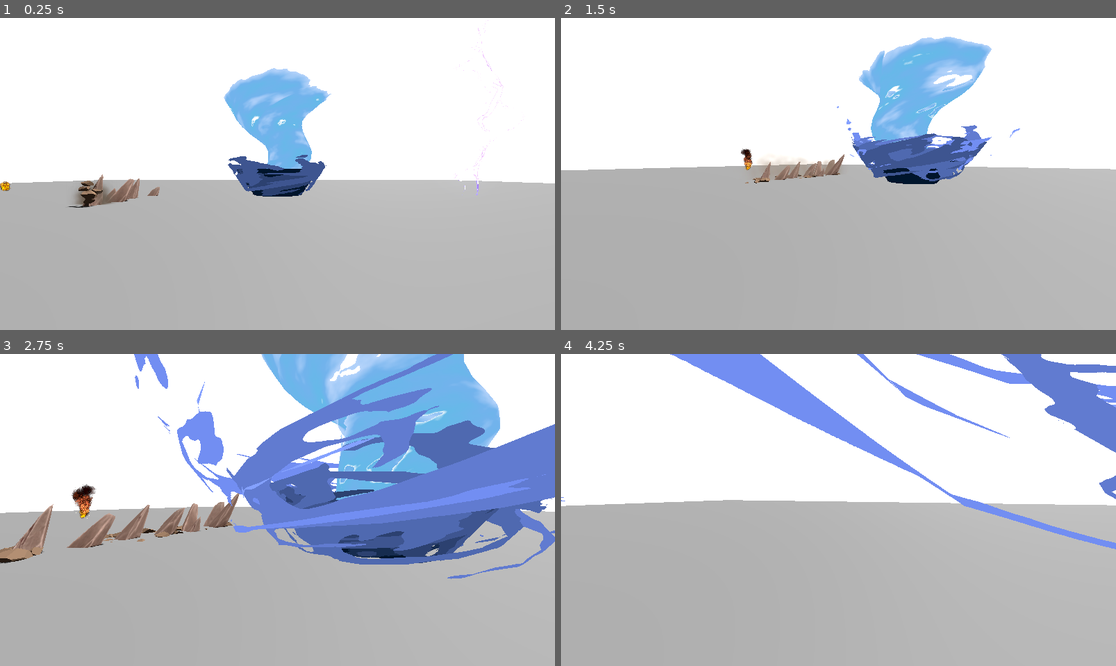
Above: before the commit, frames 1-4 (two rows, left to right).
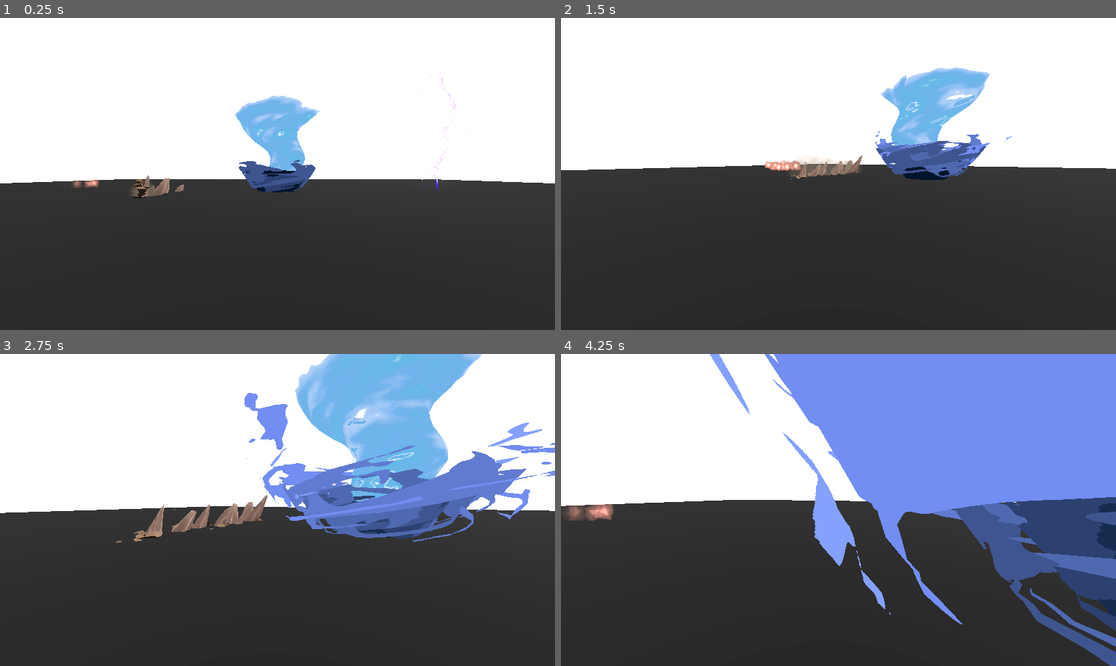
Above: after the commit, the same moments.

Repository: wispykey/shader-dump
Game: Godot game, scene res://demo_map.tscn
Same seed, same stepped clock (60 frames per second), same inputs: the game is played once before the commit and once after it.
Inputs (mouse positions are in pixels of both pictures, inside the frame that each line leads up to):
- Up to frame 1 (0.25 s): no input
- Up to frame 2 (1.5 s): tap Enter (ui_accept) at 0.5, 0.77 s; move the mouse to (960, 158) at 0.52 s; hold Right (ui_right) 0.53-1.28 s; click (960, 158) at 0.67 s; move the mouse to (810, 174) at 1.27 s; hold Up (ui_up) from 1.28 s (still down)
- Up to frame 3 (2.75 s): keep holding Up (ui_up); tap Enter (ui_accept) at 1.52 s; move the mouse to (288, 503) at 2.02 s
- Up to frame 4 (4.25 s): keep holding Up (ui_up); move the mouse to (832, 516) at 2.77 s; click (832, 516) at 2.92 s; tap Enter (ui_accept) at 3.02, 3.77 s; move the mouse to (877, 513) at 3.52 s

The runs differ from the first frame. In frame 1, 51% of the frame differs, in the area x 0-100%, y 0-100%; in frame 2, 58%; in frame 3, 69%; in frame 4, 78%.

Commit message:
Attempts to improve Elfire ring

Diff:
--- a/3D/Elfire/elfire.gdshader
+++ b/3D/Elfire/elfire.gdshader
@@ -1,26 +1,104 @@
+// NOTE: Shader automatically converted from Godot Engine 4.6.stable's StandardMaterial3D.
+
 shader_type spatial;
+render_mode blend_mix, depth_draw_opaque, cull_back, diffuse_burley, specular_schlick_ggx, unshaded;
 
-uniform sampler2D flame;
-uniform sampler2D color;
+uniform vec4 albedo : source_color;
+uniform sampler2D texture_albedo : source_color, filter_linear_mipmap, repeat_enable;
+uniform ivec2 albedo_texture_size;
+uniform float point_size : hint_range(0.1, 128.0, 0.1);
+
+uniform float roughness : hint_range(0.0, 1.0);
+uniform sampler2D texture_metallic : hint_default_white, filter_linear_mipmap, repeat_enable;
+uniform vec4 metallic_texture_channel;
+uniform sampler2D texture_roughness : hint_roughness_r, filter_linear_mipmap, repeat_enable;
+
+uniform float specular : hint_range(0.0, 1.0, 0.01);
+uniform float metallic : hint_range(0.0, 1.0, 0.01);
+
+uniform int particles_anim_h_frames : hint_range(1, 128);
+uniform int particles_anim_v_frames : hint_range(1, 128);
+uniform bool particles_anim_loop;
+
+uniform vec3 uv1_scale;
+uniform vec3 uv1_offset;
+uniform vec3 uv2_scale;
+uniform vec3 uv2_offset;
+
+uniform sampler2D flame_color;
 
 void vertex() {
-	// Called for every vertex the material is visible on.
+	// Vertex Color is sRGB: Enabled
+	if (!OUTPUT_IS_SRGB) {
+		COLOR.rgb = mix(
+				pow((COLOR.rgb + vec3(0.055)) * (1.0 / (1.0 + 0.055)), vec3(2.4)),
+				COLOR.rgb * (1.0 / 12.92),
+				lessThan(COLOR.rgb, vec3(0.04045)));
+	}
+
+	UV = UV * uv1_scale.xy + uv1_offset.xy;
+
+	// Billboard Mode: Particles
+	mat4 mat_world = mat4(
+			normalize(INV_VIEW_MATRIX[0]),
+			normalize(INV_VIEW_MATRIX[1]),
+			normalize(INV_VIEW_MATRIX[2]),
+			MODEL_MATRIX[3]);
+	mat_world = mat_world * mat4(
+			vec4(cos(INSTANCE_CUSTOM.x), -sin(INSTANCE_CUSTOM.x), 0.0, 0.0),
+			vec4(sin(INSTANCE_CUSTOM.x), cos(INSTANCE_CUSTOM.x), 0.0, 0.0),
+			vec4(0.0, 0.0, 1.0, 0.0),
+			vec4(0.0, 0.0, 0.0, 1.0));
+	MODELVIEW_MATRIX = VIEW_MATRIX * mat_world;
+
+	// Billboard Keep Scale: Enabled
+	MODELVIEW_MATRIX = MODELVIEW_MATRIX * mat4(
+			vec4(length(MODEL_MATRIX[0].xyz), 0.0, 0.0, 0.0),
+			vec4(0.0, length(MODEL_MATRIX[1].xyz), 0.0, 0.0),
+			vec4(0.0, 0.0, length(MODEL_MATRIX[2].xyz), 0.0),
+			vec4(0.0, 0.0, 0.0, 1.0));
+
+	MODELVIEW_NORMAL_MATRIX = mat3(MODELVIEW_MATRIX);
+
+	float h_frames = float(particles_anim_h_frames);
+	float v_frames = float(particles_anim_v_frames);
+	float particle_total_frames = float(particles_anim_h_frames * particles_anim_v_frames);
+	float particle_frame = floor(INSTANCE_CUSTOM.z * float(particle_total_frames));
+	if (!particles_anim_loop) {
+		particle_frame = clamp(particle_frame, 0.0, particle_total_frames - 1.0);
+	} else {
+		particle_frame = mod(particle_frame, particle_total_frames);
+	}
+	UV /= vec2(h_frames, v_frames);
+	UV += vec2(mod(particle_frame, h_frames) / h_frames, floor((particle_frame + 0.5) / h_frames) / v_frames);
 }
 
 void fragment() {
-	// Called for every pixel the material is visible on.
+	vec2 base_uv = UV;
 
-	vec4 color_at_flame_texture_UV = texture(flame, UV);
+	vec4 albedo_tex = texture(texture_albedo, base_uv);
+	vec4 original_albedo_tex = albedo_tex;
 
+	// Albedo Texture Force sRGB: Enabled
+	albedo_tex.rgb = mix(
+			pow((albedo_tex.rgb + vec3(0.055)) * (1.0 / (1.0 + 0.055)), vec3(2.4)),
+			albedo_tex.rgb.rgb * (1.0 / 12.92),
+			lessThan(albedo_tex.rgb, vec3(0.04045)));
 
-	vec4 sampled_color = texture(color, vec2(color_at_flame_texture_UV.r));
+	// Vertex Color Use as Albedo: Enabled
+	albedo_tex *= COLOR;
+	vec4 sampled_color = texture(flame_color, vec2(original_albedo_tex.r));
 
-	//ALBEDO.rgb = sampled_color.rgb;
-	ALBEDO.rgb = sampled_color.rgb;
-	ALPHA = color_at_flame_texture_UV.a;
+	//ALBEDO.rgb = sampled_color.rgb
+
+	ALBEDO = sampled_color.rgb * albedo.rgb;
+
+	float metallic_tex = dot(texture(texture_metallic, base_uv), metallic_texture_channel);
+	METALLIC = metallic_tex * metallic;
+	SPECULAR = specular;
+
+	vec4 roughness_texture_channel = vec4(1.0, 0.0, 0.0, 0.0);
+	float roughness_tex = dot(texture(texture_roughness, base_uv), roughness_texture_channel);
+	ROUGHNESS = roughness_tex * roughness;
+	ALPHA *= albedo.a * albedo_tex.a;
 }
-
-//void light() {
-//	// Called for every pixel for every light affecting the material.
-//	// Uncomment to replace the default light processing function with this one.
-//}
--- a/3D/Elfire/elfire.tscn
+++ b/3D/Elfire/elfire.tscn
@@ -1,144 +1,58 @@
 [gd_scene format=3 uid="uid://b15xnhpujreg6"]
 
-[ext_resource type="Gradient" uid="uid://3bg6kcb05wjn" path="res://3D/Elfire/fire_gradient.tres" id="2_c6hko"]
 [ext_resource type="Texture2D" uid="uid://6tve8wwk06ip" path="res://3D/Elfire/elfire_attempt_1.png" id="2_t0uaq"]
 
-[sub_resource type="Shader" id="Shader_6fqp6"]
-code = "// NOTE: Shader automatically converted from Godot Engine 4.6.stable's StandardMaterial3D.
+[sub_resource type="Environment" id="Environment_c6hko"]
+glow_enabled = true
 
-shader_type spatial;
-render_mode blend_mix, depth_draw_opaque, cull_back, diffuse_burley, specular_schlick_ggx, unshaded;
-
-uniform vec4 albedo : source_color;
-uniform sampler2D texture_albedo : source_color, filter_linear_mipmap, repeat_enable;
-uniform ivec2 albedo_texture_size;
-uniform float point_size : hint_range(0.1, 128.0, 0.1);
-
-uniform float roughness : hint_range(0.0, 1.0);
-uniform sampler2D texture_metallic : hint_default_white, filter_linear_mipmap, repeat_enable;
-uniform vec4 metallic_texture_channel;
-uniform sampler2D texture_roughness : hint_roughness_r, filter_linear_mipmap, repeat_enable;
-
-uniform float specular : hint_range(0.0, 1.0, 0.01);
-uniform float metallic : hint_range(0.0, 1.0, 0.01);
-
-uniform int particles_anim_h_frames : hint_range(1, 128);
-uniform int particles_anim_v_frames : hint_range(1, 128);
-uniform bool particles_anim_loop;
-
-uniform vec3 uv1_scale;
-uniform vec3 uv1_offset;
-uniform vec3 uv2_scale;
-uniform vec3 uv2_offset;
-
-uniform sampler2D flame_color;
-
-void vertex() {
-	// Vertex Color is sRGB: Enabled
-	if (!OUTPUT_IS_SRGB) {
-		COLOR.rgb = mix(
-				pow((COLOR.rgb + vec3(0.055)) * (1.0 / (1.0 + 0.055)), vec3(2.4)),
-				COLOR.rgb * (1.0 / 12.92),
-				lessThan(COLOR.rgb, vec3(0.04045)));
-	}
-
-	UV = UV * uv1_scale.xy + uv1_offset.xy;
-
-	// Billboard Mode: Particles
-	mat4 mat_world = mat4(
-			normalize(INV_VIEW_MATRIX[0]),
-			normalize(INV_VIEW_MATRIX[1]),
-			normalize(INV_VIEW_MATRIX[2]),
-			MODEL_MATRIX[3]);
-	mat_world = mat_world * mat4(
-			vec4(cos(INSTANCE_CUSTOM.x), -sin(INSTANCE_CUSTOM.x), 0.0, 0.0),
-			vec4(sin(INSTANCE_CUSTOM.x), cos(INSTANCE_CUSTOM.x), 0.0, 0.0),
-			vec4(0.0, 0.0, 1.0, 0.0),
-			vec4(0.0, 0.0, 0.0, 1.0));
-	MODELVIEW_MATRIX = VIEW_MATRIX * mat_world;
-
-	// Billboard Keep Scale: Enabled
-	MODELVIEW_MATRIX = MODELVIEW_MATRIX * mat4(
-			vec4(length(MODEL_MATRIX[0].xyz), 0.0, 0.0, 0.0),
-			vec4(0.0, length(MODEL_MATRIX[1].xyz), 0.0, 0.0),
-			vec4(0.0, 0.0, length(MODEL_MATRIX[2].xyz), 0.0),
-			vec4(0.0, 0.0, 0.0, 1.0));
-
-	MODELVIEW_NORMAL_MATRIX = mat3(MODELVIEW_MATRIX);
-
-	float h_frames = float(particles_anim_h_frames);
-	float v_frames = float(particles_anim_v_frames);
-	float particle_total_frames = float(particles_anim_h_frames * particles_anim_v_frames);
-	float particle_frame = floor(INSTANCE_CUSTOM.z * float(particle_total_frames));
-	if (!particles_anim_loop) {
-		particle_frame = clamp(particle_frame, 0.0, particle_total_frames - 1.0);
-	} else {
-		particle_frame = mod(particle_frame, particle_total_frames);
-	}
-	UV /= vec2(h_frames, v_frames);
-	UV += vec2(mod(particle_frame, h_frames) / h_frames, floor((particle_frame + 0.5) / h_frames) / v_frames);
-}
-
-void fragment() {
-	vec2 base_uv = UV;
-
-	vec4 albedo_tex = texture(texture_albedo, base_uv);
-	vec4 original_albedo_tex = albedo_tex;
-
-	// Albedo Texture Force sRGB: Enabled
-	albedo_tex.rgb = mix(
-			pow((albedo_tex.rgb + vec3(0.055)) * (1.0 / (1.0 + 0.055)), vec3(2.4)),
-			albedo_tex.rgb.rgb * (1.0 / 12.92),
-			lessThan(albedo_tex.rgb, vec3(0.04045)));
-
-	// Vertex Color Use as Albedo: Enabled
-	albedo_tex *= COLOR;
-	vec4 sampled_color = texture(flame_color, vec2(original_albedo_tex.r));
-
-	//ALBEDO.rgb = sampled_color.rgb
-
-	ALBEDO = sampled_color.rgb * albedo.rgb;
-
-	float metallic_tex = dot(texture(texture_metallic, base_uv), metallic_texture_channel);
-	METALLIC = metallic_tex * metallic;
-	SPECULAR = specular;
-
-	vec4 roughness_texture_channel = vec4(1.0, 0.0, 0.0, 0.0);
-	float roughness_tex = dot(texture(texture_roughness, base_uv), roughness_texture_channel);
-	ROUGHNESS = roughness_tex * roughness;
-	ALPHA *= albedo.a * albedo_tex.a;
-}
-"
-
-[sub_resource type="GradientTexture1D" id="GradientTexture1D_t0uaq"]
-gradient = ExtResource("2_c6hko")
-
-[sub_resource type="ShaderMaterial" id="ShaderMaterial_c6hko"]
-render_priority = 0
-shader = SubResource("Shader_6fqp6")
-shader_parameter/albedo = Color(1, 1, 1, 1)
-shader_parameter/texture_albedo = ExtResource("2_t0uaq")
-shader_parameter/albedo_texture_size = Vector2i(1080, 1080)
-shader_parameter/point_size = 1.0
-shader_parameter/roughness = 1.0
-shader_parameter/metallic_texture_channel = Vector4(1, 0, 0, 0)
-shader_parameter/specular = 0.5
-shader_parameter/metallic = 0.0
-shader_parameter/particles_anim_h_frames = 1
-shader_parameter/particles_anim_v_frames = 1
-shader_parameter/particles_anim_loop = false
-shader_parameter/uv1_scale = Vector3(1, 1, 1)
-shader_parameter/uv1_offset = Vector3(0, 0, 0)
-shader_parameter/uv2_scale = Vector3(1, 1, 1)
-shader_parameter/uv2_offset = Vector3(0, 0, 0)
-shader_parameter/flame_color = SubResource("GradientTexture1D_t0uaq")
+[sub_resource type="StandardMaterial3D" id="StandardMaterial3D_v46m7"]
+transparency = 1
+shading_mode = 0
+vertex_color_use_as_albedo = true
+vertex_color_is_srgb = true
+albedo_texture = ExtResource("2_t0uaq")
+billboard_mode = 3
+billboard_keep_scale = true
+particles_anim_h_frames = 1
+particles_anim_v_frames = 1
+particles_anim_loop = false
 
 [sub_resource type="Curve" id="Curve_6fqp6"]
-_data = [Vector2(0, 1), 0.0, 0.0, 0, 0, Vector2(0.7650131, 1), 0.0, 0.0, 0, 0, Vector2(0.97127944, 0), 0.0, 0.0, 0, 0]
-point_count = 3
+_data = [Vector2(0, 0), 0.0, 0.0, 0, 0, Vector2(0.2245431, 1), 0.0, 0.0, 0, 0, Vector2(0.62924284, 1), 0.0, 0.0, 0, 0, Vector2(0.9921672, 0), 0.0, 0.0, 0, 0]
+point_count = 4
 
 [sub_resource type="CurveTexture" id="CurveTexture_t0uaq"]
 curve = SubResource("Curve_6fqp6")
+
+[sub_resource type="Curve" id="Curve_v46m7"]
+_limits = [-1.0, 1.0, 0.0, 1.0]
+_data = [Vector2(0, 1), 0.0, 0.0, 0, 0, Vector2(0.37859008, -1), 0.0, 0.0, 0, 0]
+point_count = 2
+
+[sub_resource type="CurveTexture" id="CurveTexture_6fqp6"]
+curve = SubResource("Curve_v46m7")
+
+[sub_resource type="Curve" id="Curve_dc5jk"]
+_limits = [-1.0, 1.0, 0.0, 1.0]
+_data = [Vector2(0, -1), 0.0, 0.0, 0, 0, Vector2(0.17232376, 1), 0.0, 0.0, 0, 0]
+point_count = 2
+
+[sub_resource type="CurveTexture" id="CurveTexture_falpi"]
+curve = SubResource("Curve_dc5jk")
+
+[sub_resource type="Curve" id="Curve_c6hko"]
+_data = [Vector2(0, 1), 0.0, 0.0, 0, 0, Vector2(0.99999, 0.19736844), 0.0, 0.0, 0, 0, Vector2(1, 0), 0.0, 0.0, 0, 0]
+point_count = 3
+
+[sub_resource type="CurveTexture" id="CurveTexture_dc5jk"]
+curve = SubResource("Curve_c6hko")
+
+[sub_resource type="Curve" id="Curve_t0uaq"]
+_data = [Vector2(0.75718015, 1), 0.0, 0.0, 0, 0, Vector2(1, 0), 0.0, 0.0, 0, 0]
+point_count = 2
+
+[sub_resource type="CurveTexture" id="CurveTexture_c6hko"]
+curve = SubResource("Curve_t0uaq")
 
 [sub_resource type="ParticleProcessMaterial" id="ParticleProcessMaterial_m1d7c"]
 lifetime_randomness = 0.1
@@ -150,11 +64,24 @@
 emission_ring_cone_angle = 90.0
 angle_min = -179.99998
 angle_max = 180.00002
-direction = Vector3(0, 0.01, 0)
+direction = Vector3(0, 0.1, 0)
 spread = 15.0
-initial_velocity_min = 0.01
-initial_velocity_max = 0.049999997
+initial_velocity_min = 0.19999999
+initial_velocity_max = 0.39999998
+angular_velocity_min = 29.999983
+angular_velocity_max = 49.99998
+angular_velocity_curve = SubResource("CurveTexture_6fqp6")
+radial_velocity_curve = SubResource("CurveTexture_dc5jk")
 gravity = Vector3(0, 0.1, 0)
+linear_accel_min = -2.0000021
+linear_accel_max = -2.2351742e-06
+linear_accel_curve = SubResource("CurveTexture_falpi")
+radial_accel_min = 0.99999774
+radial_accel_max = 1.1999978
+scale_min = 1.1999999
+scale_max = 1.5
+scale_curve = SubResource("CurveTexture_c6hko")
+color = Color(1.9749981, 1.2366359, 1.0861734, 1)
 alpha_curve = SubResource("CurveTexture_t0uaq")
 
 [sub_resource type="QuadMesh" id="QuadMesh_dc5jk"]
@@ -173,10 +100,22 @@
 "update": 0,
 "values": [Vector3(0, 0, 0)]
 }
+tracks/1/type = "value"
+tracks/1/imported = false
+tracks/1/enabled = true
+tracks/1/path = NodePath("VFX/Spiral:position")
+tracks/1/interp = 1
+tracks/1/loop_wrap = true
+tracks/1/keys = {
+"times": PackedFloat32Array(0),
+"transitions": PackedFloat32Array(1),
+"update": 0,
+"values": [Vector3(0, 0, 0)]
+}
 
 [sub_resource type="Animation" id="Animation_t0uaq"]
 resource_name = "init"
-length = 3.0
+length = 4.0
 loop_mode = 1
 tracks/0/type = "value"
 tracks/0/imported = false
@@ -202,6 +141,18 @@
 "update": 1,
 "values": [true, false]
 }
+tracks/2/type = "value"
+tracks/2/imported = false
+tracks/2/enabled = true
+tracks/2/path = NodePath("VFX/Spiral:position")
+tracks/2/interp = 1
+tracks/2/loop_wrap = true
+tracks/2/keys = {
+"times": PackedFloat32Array(0, 1, 1.1),
+"transitions": PackedFloat32Array(1, 1, 1),
+"update": 0,
+"values": [Vector3(2, 0.5, 0), Vector3(2, 0.5, 0), Vector3(0, 0, 0)]
+}
 
 [sub_resource type="AnimationLibrary" id="AnimationLibrary_c6hko"]
 _data = {
@@ -209,10 +160,10 @@
 &"init": SubResource("Animation_t0uaq")
 }
 
-[sub_resource type="Environment" id="Environment_c6hko"]
-glow_enabled = true
+[node name="Elfire" type="Node3D" unique_id=1272849628]
 
-[node name="Elfire" type="Node" unique_id=1918757983]
+[node name="WorldEnvironment" type="WorldEnvironment" parent="." unique_id=1978618187]
+environment = SubResource("Environment_c6hko")
 
 [node name="Geyser" type="GPUParticles3D" parent="." unique_id=1581399234]
 emitting = false
@@ -224,21 +175,15 @@
 emitting = false
 
 [node name="VFX" type="Node3D" parent="." unique_id=1686161751]
+transform = Transform3D(0.99999994, 0, 0, 0, 1, 0, 0, 0, 0.99999994, 0, 0, 0)
 
 [node name="Spiral" type="GPUParticles3D" parent="VFX" unique_id=522809133]
-transform = Transform3D(1, 0, 0, 0, 1, 0, 0, 0, 1, 2, 0, 0)
-material_override = SubResource("ShaderMaterial_c6hko")
-amount = 35
-lifetime = 1.5
+material_override = SubResource("StandardMaterial3D_v46m7")
+amount = 40
+lifetime = 2.0
 process_material = SubResource("ParticleProcessMaterial_m1d7c")
 draw_pass_1 = SubResource("QuadMesh_dc5jk")
 
 [node name="AnimationPlayer" type="AnimationPlayer" parent="." unique_id=1002350754]
 libraries/ = SubResource("AnimationLibrary_c6hko")
 autoplay = &"init"
-
-[node name="WorldEnvironment" type="WorldEnvironment" parent="." unique_id=1978618187]
-environment = SubResource("Environment_c6hko")
-
-[node name="Camera3D" type="Camera3D" parent="." unique_id=2047613767]
-transform = Transform3D(0.37625417, -0.49035355, 0.786121, 0, 0.8484695, 0.5292443, -0.92651653, -0.19913036, 0.31924018, 3.1390262, 2.113303, 1.2747443)
--- a/3D/Elfire/fire_gradient.tres
+++ b/3D/Elfire/fire_gradient.tres
@@ -1,5 +1,5 @@
 [gd_resource type="Gradient" format=3 uid="uid://3bg6kcb05wjn"]
 
 [resource]
-offsets = PackedFloat32Array(0, 0.11382114, 0.60704607, 0.73712736, 0.84823847, 0.9322493, 1)
-colors = PackedColorArray(1, 1, 1, 1, 0.6054245, 2.1744565e-06, 4.2428417e-07, 1, 0.9543628, 0.35495406, 0, 1, 1.3816853, 1.2585583, 0, 1, 1.4496684, 1.4023135, 0, 1, 1.4397542, 1.3813492, 0, 1, 7.75863, 7.75863, 7.75863, 1)
+offsets = PackedFloat32Array(0, 0.11382114, 0.60704607, 0.73712736, 0.84823847, 0.91056913, 1)
+colors = PackedColorArray(1, 1, 1, 1, 0.6054245, 2.1744565e-06, 4.2428417e-07, 1, 0.9543628, 0.35495406, 0, 1, 1.3816853, 1.2585583, 0, 1, 1.4496684, 1.4023135, 0, 1, 1.4397542, 1.3813492, 0, 1, 6.643832, 6.643832, 6.643832, 1)
--- a/demo_map.tscn
+++ b/demo_map.tscn
@@ -3,26 +3,25 @@
 [ext_resource type="PackedScene" uid="uid://bs72ogkvdd7d6" path="res://addons/proto_controller/proto_controller.tscn" id="1_42bif"]
 [ext_resource type="PackedScene" uid="uid://clxxo0prv2fdb" path="res://3D/LeLu/Lightning/lightning.tscn" id="2_kbhvk"]
 [ext_resource type="PackedScene" uid="uid://dewnt83fr5nb1" path="res://3D/LeLu/Earth/earth.tscn" id="3_xis5h"]
-[ext_resource type="PackedScene" uid="uid://cki3qt18dg0sx" path="res://3D/LeLu/Fire/fire.tscn" id="4_ihl22"]
 [ext_resource type="PackedScene" uid="uid://djpspfjbp1nkn" path="res://3D/LeLu/Tornado/Tornado.tscn" id="4_ywkik"]
+[ext_resource type="PackedScene" uid="uid://b15xnhpujreg6" path="res://3D/Elfire/elfire.tscn" id="6_ofcdo"]
+
+[sub_resource type="StandardMaterial3D" id="StandardMaterial3D_ofcdo"]
+albedo_color = Color(0.12225223, 0.12225223, 0.12225223, 1)
 
 [sub_resource type="Environment" id="Environment_xis5h"]
 glow_enabled = true
-glow_levels/2 = 0.75
-glow_levels/3 = 1.2
-glow_levels/4 = 0.6
-glow_levels/5 = 2.8
-glow_levels/6 = 0.5
 
 [node name="DemoMap" type="Node3D" unique_id=2133232385]
 
 [node name="ProtoController" parent="." unique_id=725154141 instance=ExtResource("1_42bif")]
-transform = Transform3D(-4.371139e-08, 0, -1, 0, 1, 0, 1, 0, -4.371139e-08, -10, 0, 0)
+transform = Transform3D(-4.371139e-08, 0, -1, 0, 1, 0, 1, 0, -4.371139e-08, -14.192247, 0, 0)
 
 [node name="Floor" type="CSGBox3D" parent="." unique_id=1044718296]
-transform = Transform3D(1, 0, 0, 0, 1, 0, 0, 0, 1, 0, -0.5, 0)
+transform = Transform3D(1, 0, 0, 0, 1, 0, 0, 0, 1, 0.01732254, -0.4621582, -0.010160446)
 use_collision = true
 size = Vector3(100, 1, 100)
+material = SubResource("StandardMaterial3D_ofcdo")
 
 [node name="WorldEnvironment" type="WorldEnvironment" parent="." unique_id=1445595343]
 environment = SubResource("Environment_xis5h")
@@ -39,7 +38,7 @@
 [node name="Tornado" parent="." unique_id=189150725 instance=ExtResource("4_ywkik")]
 transform = Transform3D(1, 0, 0, 0, 1, 0, 0, 0, 1, 6.8556137, 0, 0)
 
-[node name="FireLeLu" parent="." unique_id=361957385 instance=ExtResource("4_ihl22")]
-transform = Transform3D(1, 0, 0, 0, 1, 0, 0, 0, 1, 7.794565, -4.7683716e-07, -23.840876)
+[node name="Elfire" parent="." unique_id=1272849628 instance=ExtResource("6_ofcdo")]
+transform = Transform3D(1, 0, 0, 0, 1, 0, 0, 0, 1, 9.374931, -9.536743e-07, -22.592045)
 
 [editable path="Earth"]
Not shown, changed: 3D/Elfire/elfire.gdshader.uid
